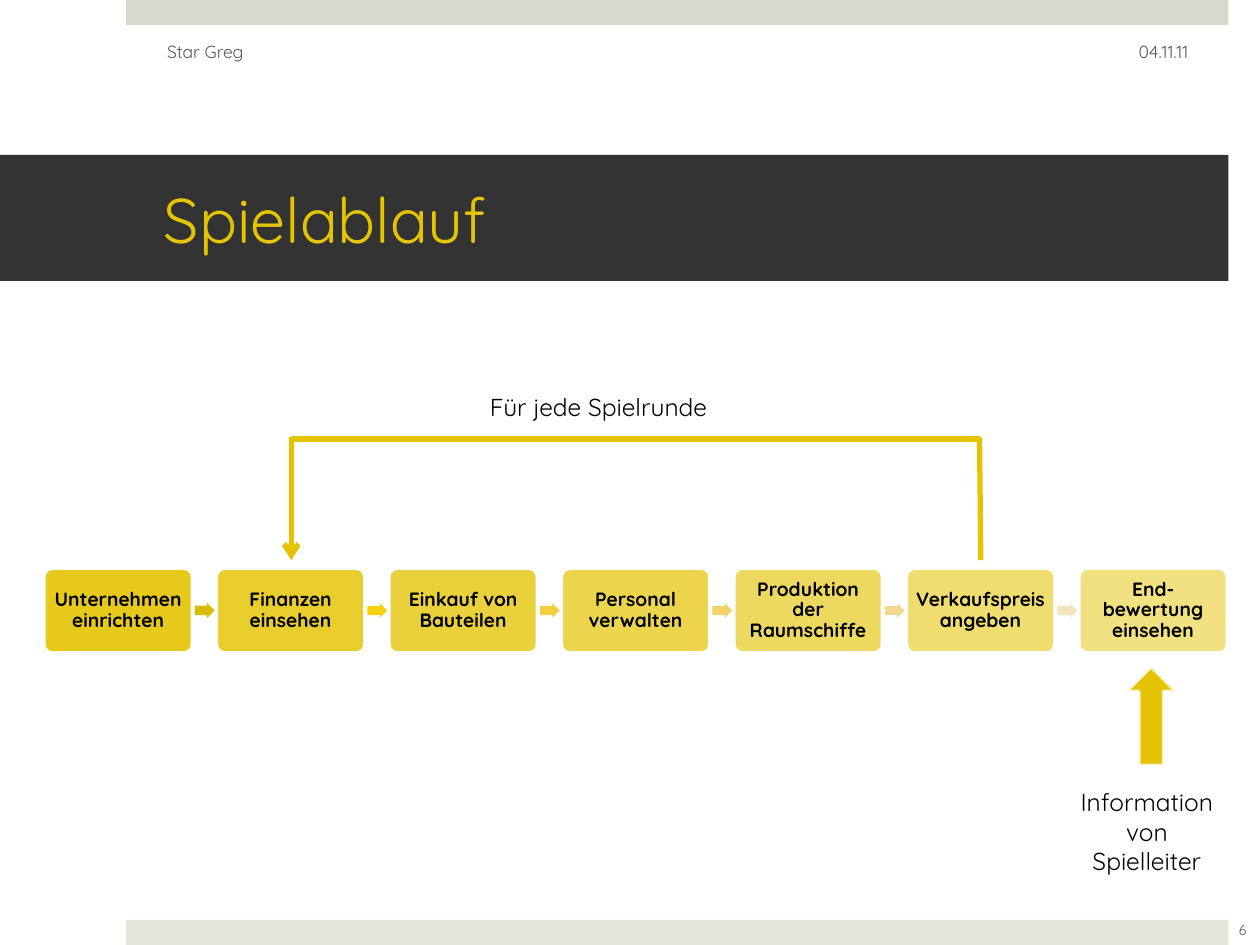
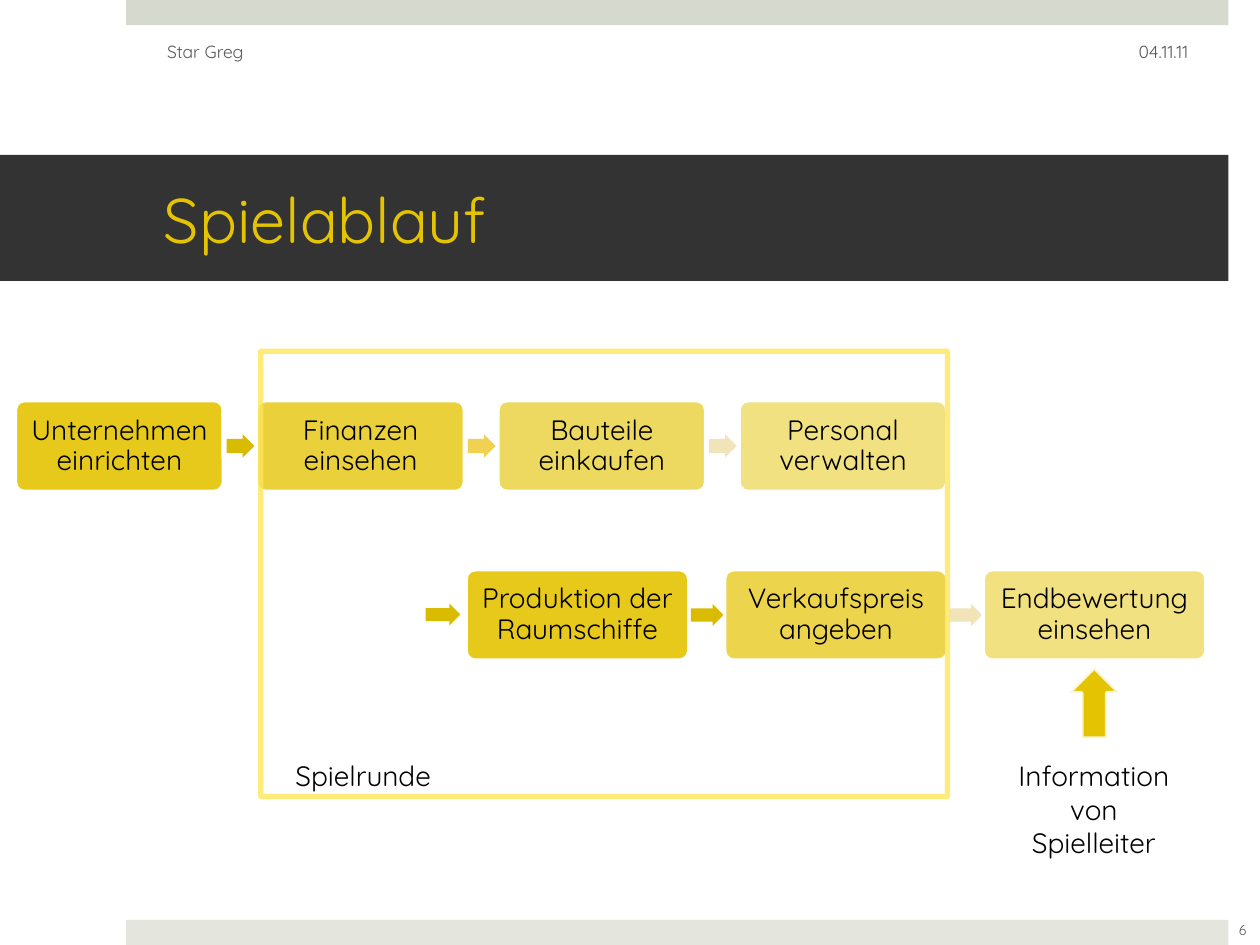
Before and after one commit to ftes/stargreg, a slide deck: slide 6 of 70 Praesentation/30 StarGreg Julia.pptx. Drawn at 1260x945 pixels with LibreOffice and Linux fonts; fonts in the diff are those of the drawing. Boxes give left, top, right and bottom in pixels: in the first picture for what was removed or moved away, otherwise in the second. Text is boxed around its words. In the diff, an @@ line names an element or a change of style, - is before the commit and + after.

Commit message:
Julias Aenderungen an Praesentation

```diff
--- a/70 Praesentation/30 StarGreg Julia.pptx
+++ b/70 Praesentation/30 StarGreg Julia.pptx
@@ rectangle added at (261, 352, 948, 796), outline #FEE658 3 pt @@
@@ rounded rectangle: place and size @@
-rounded rectangle at (44, 568, 193, 653)
+rounded rectangle at (15, 401, 223, 491)
@@ text "Unternehmen einrichten": place and size @@
-text "Unternehmen einrichten" at (55, 592, 182, 627)
+text "Unternehmen einrichten" at (31, 419, 207, 471)
@@ text "Finanzen einsehen": place and size @@
-text "Finanzen einsehen" at (249, 592, 332, 627)
+text "Finanzen einsehen" at (303, 420, 419, 471)
@@ group removed at (291, 398, 980, 561): 2 lines, 1 arrow, 1 text @@
-Für jede Spielrunde
@@ group added at (257, 401, 948, 491): 3 rounded rectangles, 2 right arrows, 1 text @@
+Bauteile einkaufen
@@ size 11 to 16 pt, bold off; more space between paragraphs in 5 elements at (748, 587, 924, 645), (31, 419, 207, 471), (482, 587, 672, 640), (303, 420, 419, 471), (779, 419, 906, 471) @@
@@ text "Personal verwalten": place and size @@
-text "Personal verwalten" at (589, 591, 683, 627)
+text "Personal verwalten" at (779, 419, 906, 471)
@@ right arrow: place and size @@
-right arrow at (195, 602, 215, 619)
+right arrow at (227, 435, 255, 459)
@@ group removed at (217, 568, 1055, 653): 3 rounded rectangles, 2 right arrows, 1 text @@
-Einkauf von Bauteilen
@@ rounded rectangle: place and size @@
-rounded rectangle at (562, 568, 711, 653)
+rounded rectangle at (466, 570, 689, 660)
@@ rounded rectangle at (466, 570, 689, 660): fill #E4C402 at 70% opacity to #E4C402 at 90% opacity @@
@@ text "Produktion der Raumschiffe": place and size @@
-text "Produktion der Raumschiffe" at (750, 582, 867, 637)
+text "Produktion der Raumschiffe" at (482, 587, 672, 640)
@@ rounded rectangle: place and size @@
-rounded rectangle at (733, 568, 882, 653)
+rounded rectangle at (724, 570, 948, 660)
@@ rounded rectangle at (724, 570, 948, 660): fill #E4C402 at 63% opacity to #E4C402 at 70% opacity @@
@@ text "Verkaufspreis angeben": place and size @@
-text "Verkaufspreis angeben" at (916, 591, 1045, 631)
+text "Verkaufspreis angeben" at (748, 587, 924, 645)
@@ rounded rectangle: place and size @@
-rounded rectangle at (1079, 568, 1227, 653)
+rounded rectangle at (983, 570, 1206, 660)
@@ text at (1001, 587, 1188, 640): text changed; size 11 to 16 pt; bold off @@
-End-bewertung einsehen
+Endbewertung einsehen
@@ right arrow: place and size @@
-right arrow at (368, 604, 388, 619)
+right arrow at (426, 604, 461, 625)
@@ right arrow at (426, 604, 461, 625): fill #F5D011 to #DABB02 @@
@@ right arrow: place and size @@
-right arrow at (712, 604, 732, 619)
+right arrow at (690, 604, 723, 626)
@@ right arrow at (690, 604, 723, 626): fill #EED36B to #DABB02 @@
@@ right arrow: place and size @@
-right arrow at (1057, 604, 1077, 619)
+right arrow at (949, 604, 982, 626)
@@ up arrow: place and size @@
-up arrow at (1126, 667, 1176, 765)
+up arrow at (1070, 668, 1119, 738)
@@ text added at (295, 765, 430, 792), 16 pt, text #000000 @@
+Spielrunde
@@ text "Information von Spielleiter": place and size @@
-text "Information von Spielleiter" at (1081, 793, 1213, 875)
+text "Information von Spielleiter" at (1018, 765, 1169, 859)
@@ text "Information von Spielleiter" at (1018, 765, 1169, 859): size 14 to 16 pt @@
```
